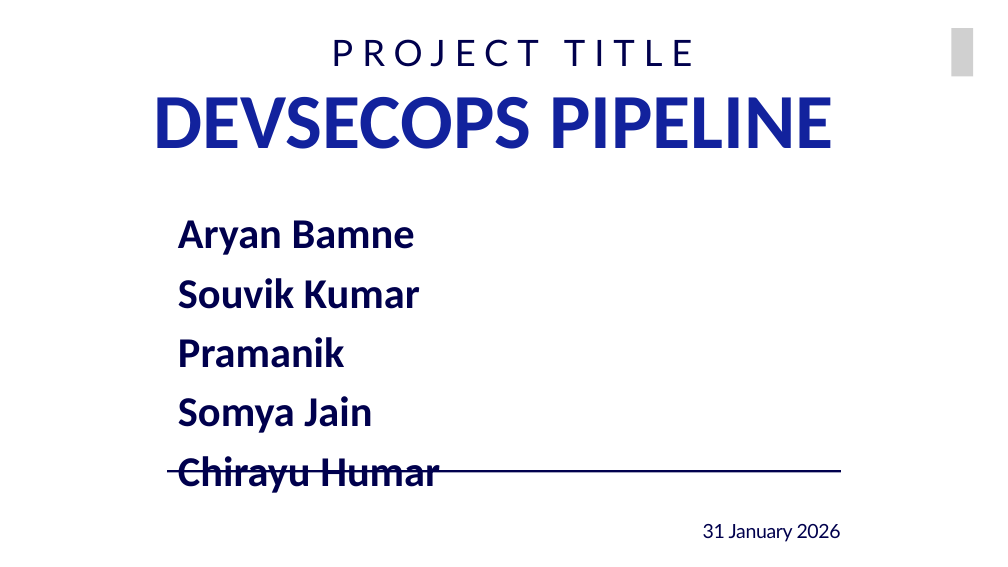
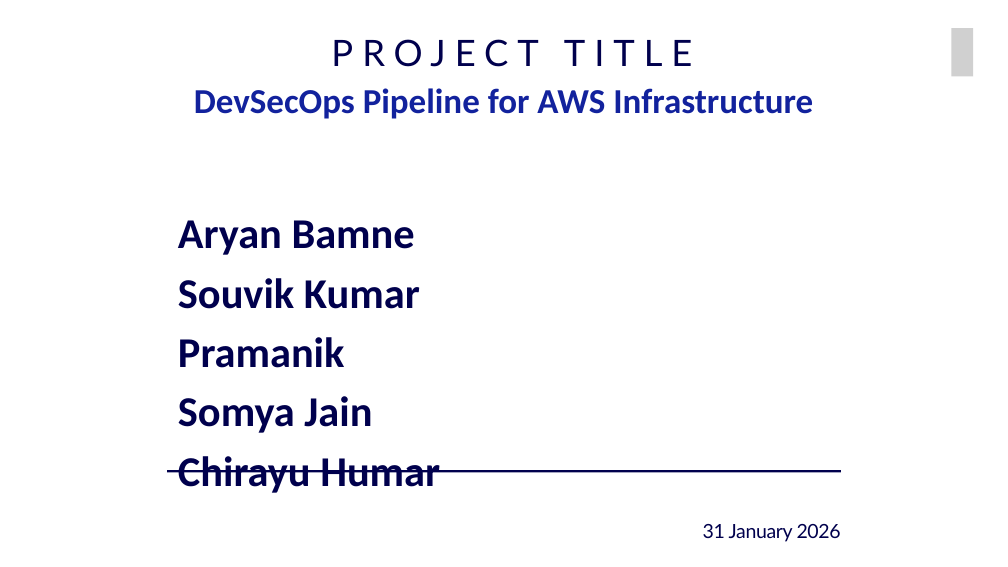
Before and after one commit to ditiss-project-0825/TaskManagementApp, a slide deck: slide 1 of Documentation/Project.pptx. Drawn at 1008x567 pixels with LibreOffice and Linux fonts; fonts in the diff are those of the drawing; grey boxes stand for pictures; background and template pictures are left out. Boxes give left, top, right and bottom in pixels: in the first picture for what was removed or moved away, otherwise in the second. Text is boxed around its words. In the diff, an @@ line names an element or a change of style, - is before the commit and + after.

```diff
--- a/Documentation/Project.pptx
+++ b/Documentation/Project.pptx
@@ text at <box>194,88,813,119</box>: text changed; size 111.4 to 50 pt @@
-DEVSECOPS PIPELINE
+DevSecOps Pipeline for AWS Infrastructure
```
Also in this commit, not shown: 1 other file.
